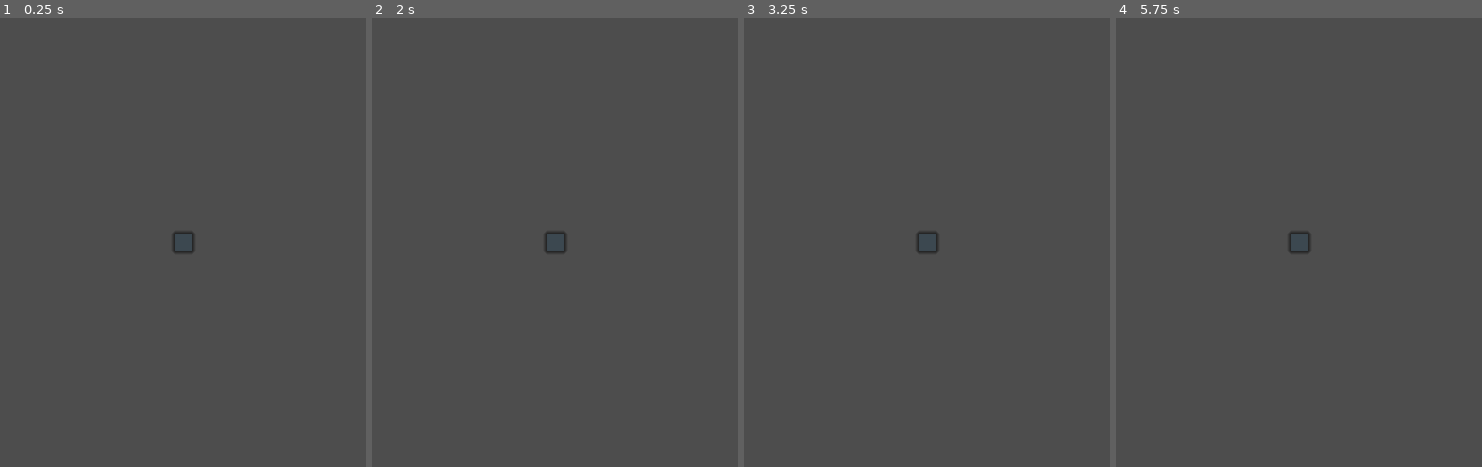
Above: before the commit, frames 1-4 (left to right).
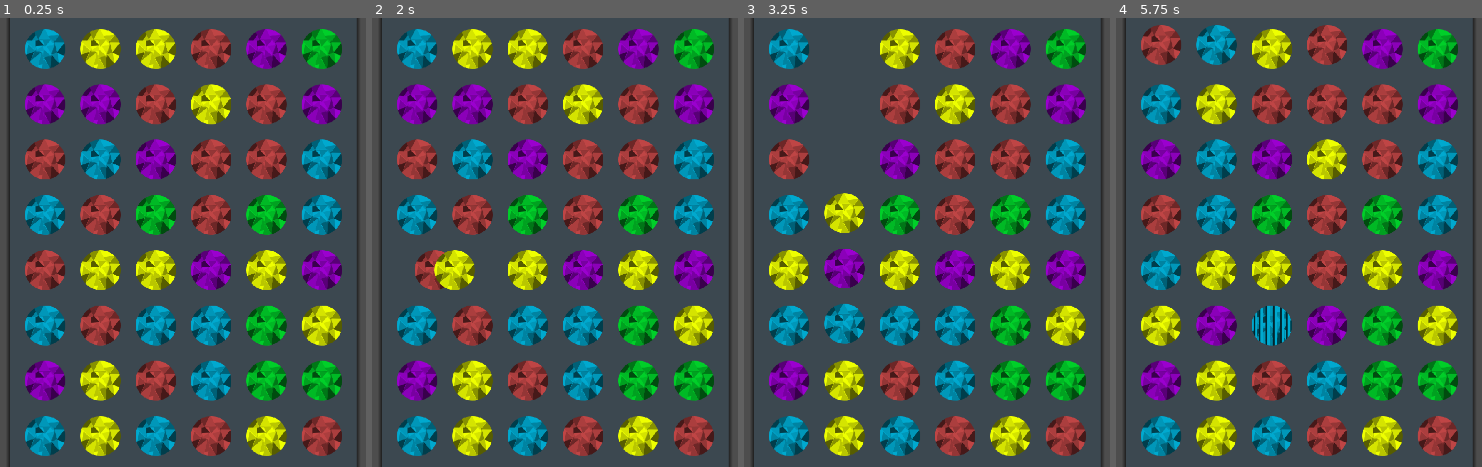
Above: after the commit, the same moments.

Repository: kuma-gee/holo-crush
Game: Godot game, scene res://src/game.tscn
The game is run twice, just before and just after one commit, with the same random seed, the same clock (stepped at 60 frames per second) and the same inputs. The engine's default icon, where the game draws it, is replaced by a stand-in: a white triangle on a blue panel in a dark square.
Inputs (mouse positions are in pixels of both pictures, inside the frame that each line leads up to):
- Up to frame 1 (0.25 s): no input
- Up to frame 2 (2 s): tap Enter at 0.5 s; move the mouse to (730, 220) at 0.52 s; press the mouse at (730, 220) at 0.53 s; release the mouse at (730, 220) at 1.25 s; tap Space at 1.25 s; drag from (393, 264) to (514, 332) at 1.27 s
- Up to frame 3 (3.25 s): move the mouse to (1007, 143) at 2.02 s; tap Alt at 2.1 s; click (1007, 143) at 2.17 s; drag from (886, 332) to (outside the picture) at 2.77 s
- Up to frame 4 (5.75 s): move the mouse to (outside the picture) at 3.52 s; press the mouse at (outside the picture) at 3.53 s; release the mouse at (outside the picture) at 4.25 s; drag from (outside the picture) to (1178, 130) at 4.27 s; move the mouse to (1339, 242) at 5.02 s; tap Alt at 5.1 s; click (1339, 242) at 5.17 s

The runs differ from the first frame. In frame 1, 39% of the frame differs, in the area x 2-99%, y 0-100%; in frame 2, 38%; in frame 3, 36%; in frame 4, 39%.
Error before the commit: Parse Error: Could not find type "Special" under base "MatchGrid". (res://src/grid/slot.gd:65)

Commit message:
implement color bomb

Diff:
--- a/godot/src/grid/match_grid.gd
+++ b/godot/src/grid/match_grid.gd
@@ -169,8 +169,7 @@
 
 
 func _remove_value(p: Vector2i):
-	var removed = [p]
-	_data.set_value_v(p, null)
+	var removed = []
 
 	var fields = _specials.activate_specials(p, _data)
 	if fields.size() > 0:
@@ -178,6 +177,12 @@
 		for sp in fields:
 			if sp != p:
 				_append_unique(removed, [_remove_value(sp)])
+
+	# Specials might need the current value, so remove it after
+	_data.set_value_v(p, null)
+	if not p in removed:
+		removed.append(p)
+
 	return removed
 
 func _append_unique(arr, items: Array):
--- a/godot/src/grid/slot.gd
+++ b/godot/src/grid/slot.gd
@@ -62,7 +62,7 @@
 	await piece.move_done
 	matched()
 
-func change_special(type: MatchGrid.Special, special_piece):
+func change_special(type: Specials.Type, special_piece):
 	if piece == null:
 		return
 
--- a/godot/src/grid/specials.gd
+++ b/godot/src/grid/specials.gd
@@ -85,7 +85,7 @@
 			Type.ROW: return _get_row(p, data)
 			Type.COL: return _get_col(p, data)
 			Type.BOMB: return _get_surrounding(p, data)
-
+			Type.COLOR_BOMB: return _get_same_colors(p, data)
 
 	return []
 
@@ -105,3 +105,13 @@
 func _get_surrounding(p: Vector2i, data: GridData):
 	var result = [Vector2i.UP, Vector2i.DOWN, Vector2i.LEFT, Vector2i.RIGHT, Vector2i(1, 1), Vector2i(-1, 1), Vector2i(1, -1), Vector2i(-1, -1)]
 	return result.map(func(d): return p + d).filter(func(d): return data.is_inside(d.x, d.y))
+
+func _get_same_colors(p: Vector2i, data: GridData):
+	var value = data.get_value_v(p)
+	var result = []
+	for y in data.height:
+		for x in data.width:
+			var v = data.get_value(x, y)
+			if v == value:
+				result.append(Vector2i(x, y))
+	return result
--- a/godot/src/piece/basic.gd
+++ b/godot/src/piece/basic.gd
@@ -7,11 +7,11 @@
 @export var col_texture: Texture2D
 @export var bomb_texture: Texture2D
 
-func _to_special(special: MatchGrid.Special):
+func _to_special(special: Specials.Type):
 	var texture = normal_texture
 	match special:
-		MatchGrid.Special.ROW: texture = row_texture
-		MatchGrid.Special.COL: texture = col_texture
-		MatchGrid.Special.BOMB: texture = bomb_texture
+		Specials.Type.ROW: texture = row_texture
+		Specials.Type.COL: texture = col_texture
+		Specials.Type.BOMB: texture = bomb_texture
 
 	sprite.texture = texture
--- a/godot/src/piece/piece.gd
+++ b/godot/src/piece/piece.gd
@@ -23,7 +23,7 @@
 @export var type: Type
 @export var slight_move_distance := 10
 
-var special: MatchGrid.Special
+var special: Specials.Type
 
 func move(dest: Vector2):
 	var tw = create_tween()
@@ -51,12 +51,12 @@
 	tw.tween_property(self, "global_position", pos + dir * slight_move_distance, 0.25).set_trans(Tween.TRANS_BACK)
 	tw.tween_property(self, "global_position", pos, 0.25)
 
-func change_to(s: MatchGrid.Special):
+func change_to(s: Specials.Type):
 	special = s
 	var tw = create_tween()
 	tw.tween_property(self, "rotation", TAU, 1.0).set_trans(Tween.TRANS_BACK)
 	tw.finished.connect(func(): change_done.emit())
 	_to_special(special)
 
-func _to_special(_special: MatchGrid.Special):
+func _to_special(_special: Specials.Type):
 	pass
--- a/godot/tests/MatchGridTest.gd
+++ b/godot/tests/MatchGridTest.gd
@@ -259,18 +259,18 @@
 		Vector2i(1, 3),
 		[Vector2i(2, 3), Vector2i(3, 3), Vector2i(1, 3), Vector2i(0, 3), Vector2i(0, 2), Vector2i(1, 2), Vector2i(2, 2)]
 	],
-	# [
-	# 	[
-	# 		[7, 0, 8, 2],
-	# 		[6, 0, 5, 3],
-	# 		[0, 3, 2, 1],
-	# 		[2, 0, 9, 6],
-	# 		[4, 0, 3, 5]
-	# 	],
-	# 	[[Vector2(0, 2), Vector2i(1, 2)], [Vector2i(1, 4), Vector2i(0, 4)]],
-	# 	Vector2i(0, 4),
-	# 	[]
-	# ]
+	[
+		[
+			[7, 0, 8, 2],
+			[6, 0, 5, 0],
+			[0, 3, 0, 1],
+			[2, 0, 9, 0],
+			[0, 0, 3, 0]
+		],
+		[[Vector2(0, 2), Vector2i(1, 2)], [Vector2i(3, 4), Vector2i(2, 4)]],
+		Vector2i(1, 4),
+		[Vector2i(0, 4), Vector2i(1, 4), Vector2i(2, 4), Vector2i(3, 1), Vector2i(2, 2), Vector2i(3, 3)]
+	]
 ])):
 	var data = _create(params[0])
 	watch_signals(data)
@@ -281,21 +281,7 @@
 
 
 	assert_signal_emitted(data, 'special_activate', params[2])
-	assert_contains_exact(get_signal_parameters(data, 'matched', params[1].size() - 1)[0], params[3])
-
-func test_dont_match_color_bomb():
-	var data = _create([
-		[7, 0, 8, 2],
-		[6, 0, 5, 3],
-		[0, 3, 2, 1],
-		[2, 0, 9, 6],
-		[0, 0, 3, 0]
-	])
-	watch_signals(data)
-	data.swap(Vector2(0, 2), Vector2(1, 2))
-	data.swap(Vector2(3, 4), Vector2(2, 4))
-
-	assert_signal_emit_count(data, 'invalid_swap', 1)
+	assert_contains_all(get_signal_parameters(data, 'matched', params[1].size() - 1)[0], params[3])
 
 
 func test_match_special_with_special():
--- a/godot/tests/UnitTest.gd
+++ b/godot/tests/UnitTest.gd
@@ -3,5 +3,8 @@
 
 func assert_contains_exact(arr: Array, items: Array):
 	assert_eq(arr.size(), items.size())
+	assert_contains_all(arr, items)
+
+func assert_contains_all(arr: Array, items: Array):
 	for i in items:
 		assert_has(arr, i)
